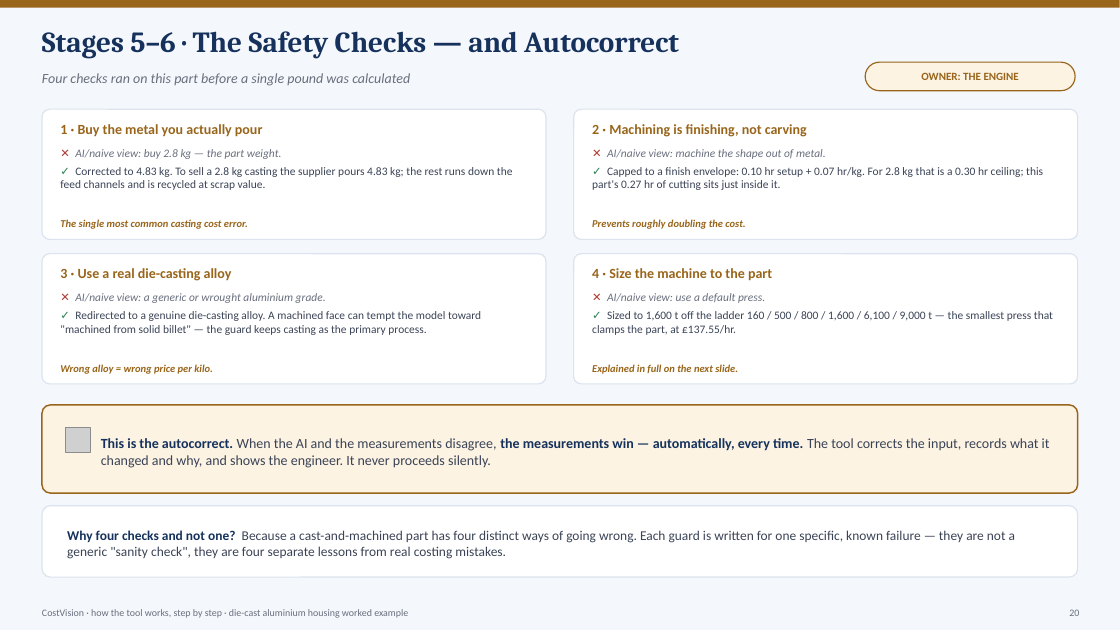
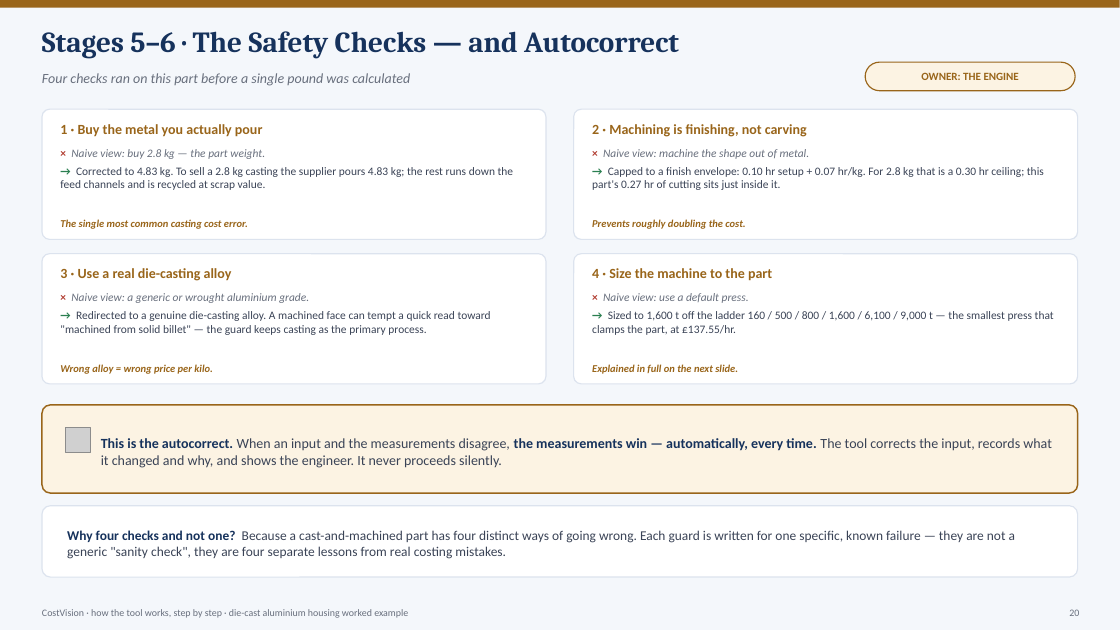
Before and after one commit to bhosaleavinash546/leamington-marathi, a slide deck: slide 20 of CostVision-Workflow-Explained.pptx. Drawn at 1120x630 pixels with LibreOffice and Linux fonts; fonts in the diff are those of the drawing; grey boxes stand for pictures. Boxes give left, top, right and bottom in pixels: in the first picture for what was removed or moved away, otherwise in the second. Text is boxed around its words. In the diff, an @@ line names an element or a change of style, - is before the commit and + after.

```diff
--- a/CostVision-Workflow-Explained.pptx
+++ b/CostVision-Workflow-Explained.pptx
@@ text at (x1=71, y1=149, x2=265, y2=159): text changed @@
-✕ AI/naive view: buy 2.8 kg — the part weight.
+× Naive view: buy 2.8 kg — the part weight.
@@ text at (x1=603, y1=149, x2=810, y2=159): text changed @@
-✕ AI/naive view: machine the shape out of metal.
+× Naive view: machine the shape out of metal.
@@ text at (x1=60, y1=167, x2=514, y2=190): text changed @@
-✓ Corrected to 4.83 kg. To sell a 2.8 kg casting the supplier pours 4.83 kg; the rest runs down the feed channels and is recycled at scrap value.
+→ Corrected to 4.83 kg. To sell a 2.8 kg casting the supplier pours 4.83 kg; the rest runs down the feed channels and is recycled at scrap value.
@@ text at (x1=592, y1=167, x2=1044, y2=190): text changed @@
-✓ Capped to a finish envelope: 0.10 hr setup + 0.07 hr/kg. For 2.8 kg that is a 0.30 hr ceiling; this part's 0.27 hr of cutting sits just inside it.
+→ Capped to a finish envelope: 0.10 hr setup + 0.07 hr/kg. For 2.8 kg that is a 0.30 hr ceiling; this part's 0.27 hr of cutting sits just inside it.
@@ text at (x1=71, y1=293, x2=309, y2=303): text changed @@
-✕ AI/naive view: a generic or wrought aluminium grade.
+× Naive view: a generic or wrought aluminium grade.
@@ text at (x1=603, y1=293, x2=749, y2=303): text changed @@
-✕ AI/naive view: use a default press.
+× Naive view: use a default press.
@@ text at (x1=60, y1=311, x2=491, y2=335): text changed @@
-✓ Redirected to a genuine die-casting alloy. A machined face can tempt the model toward "machined from solid billet" — the guard keeps casting as the primary process.
+→ Redirected to a genuine die-casting alloy. A machined face can tempt a quick read toward "machined from solid billet" — the guard keeps casting as the primary process.
@@ text at (x1=592, y1=311, x2=1054, y2=335): text changed @@
-✓ Sized to 1,600 t off the ladder 160 / 500 / 800 / 1,600 / 6,100 / 9,000 t — the smallest press that clamps the part, at £137.55/hr.
+→ Sized to 1,600 t off the ladder 160 / 500 / 800 / 1,600 / 6,100 / 9,000 t — the smallest press that clamps the part, at £137.55/hr.
@@ text at (x1=101, y1=438, x2=1052, y2=468): text changed @@
-This is the autocorrect. When the AI and the measurements disagree, the measurements win — automatically, every time. The tool corrects the input, records what it changed and why, and shows the engineer. It never proceeds silently.
+This is the autocorrect. When an input and the measurements disagree, the measurements win — automatically, every time. The tool corrects the input, records what it changed and why, and shows the engineer. It never proceeds silently.
```
Also in this commit, not shown: 47 other slides changed, 1 other file.
